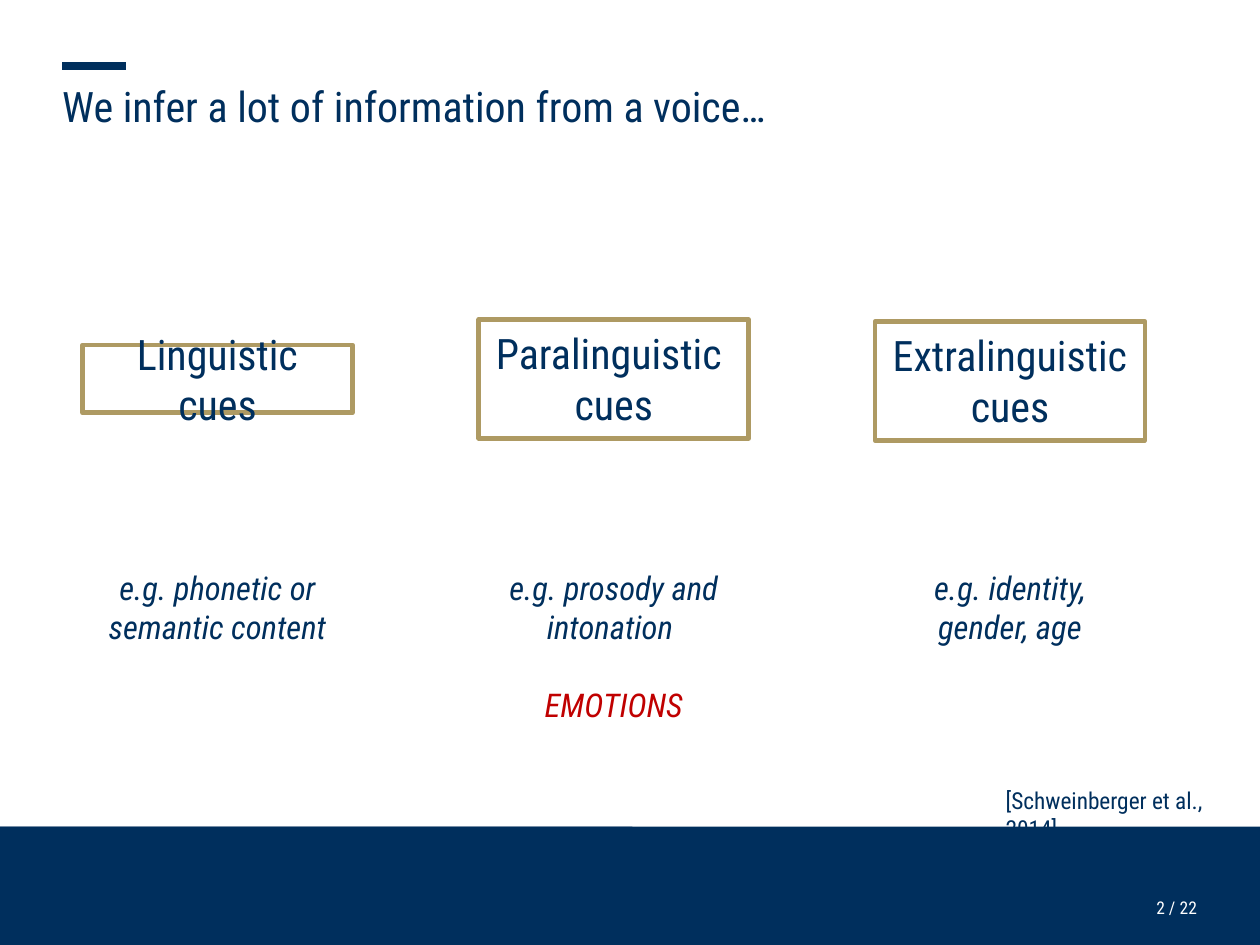
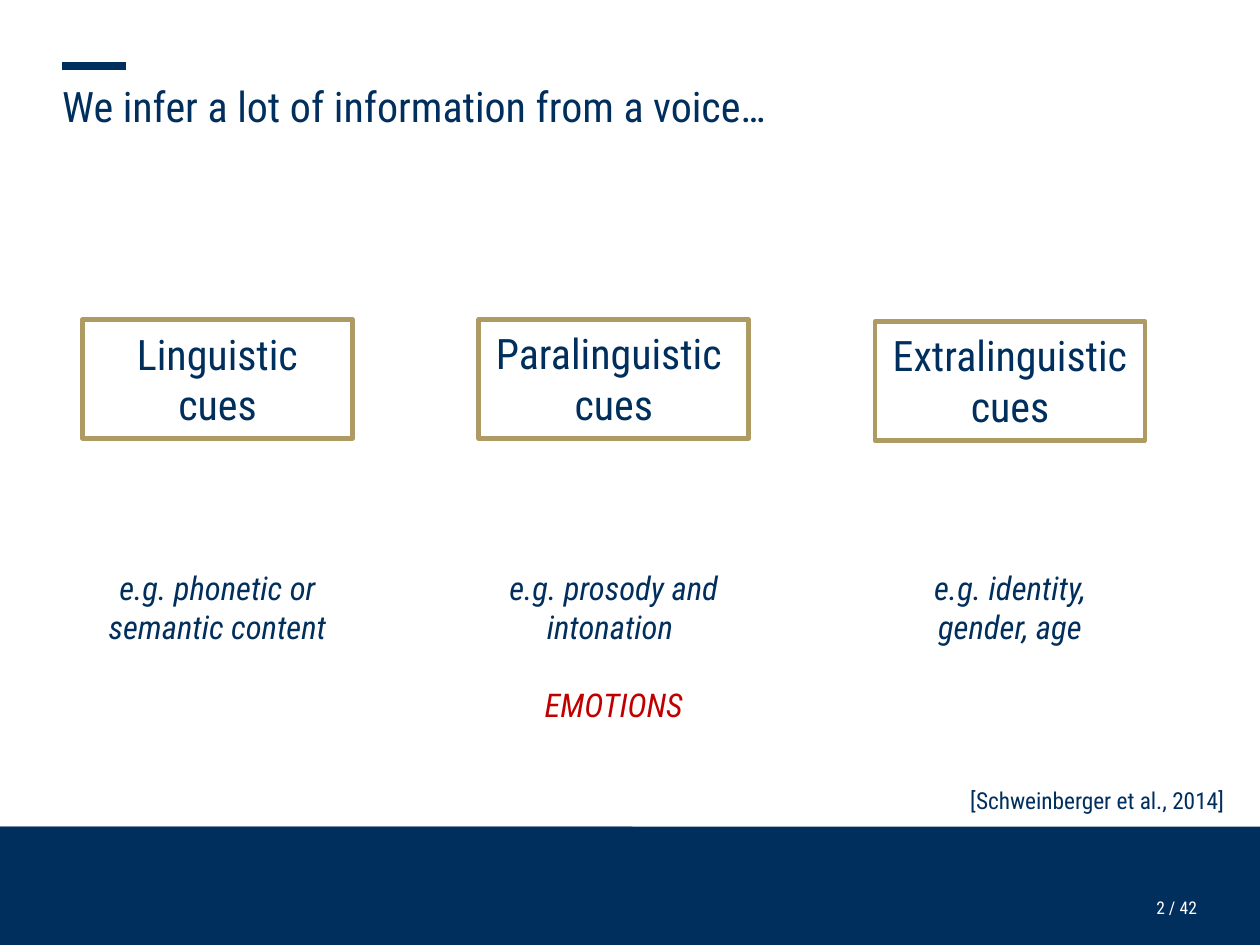
Before and after one commit to ChristineNussbaum/2025_Simultaneous_Adaptation, a slide deck: slide 2 of talks/Kolloq_Simulatenous_opposite_adaptation.pptx. Drawn at 1260x945 pixels with LibreOffice and Linux fonts; fonts in the diff are those of the drawing; background and template pictures are left out. Boxes give left, top, right and bottom in pixels: in the first picture for what was removed or moved away, otherwise in the second. Text is boxed around its words. In the diff, an @@ line names an element or a change of style, - is before the commit and + after.

```diff
--- a/talks/Kolloq_Simulatenous_opposite_adaptation.pptx
+++ b/talks/Kolloq_Simulatenous_opposite_adaptation.pptx
@@ rectangle "Linguistic": place and size @@
-rectangle "Linguistic" at bbox=[82, 344, 353, 412]
+rectangle "Linguistic" at bbox=[82, 319, 353, 438]
@@ text in rectangle at bbox=[137, 339, 298, 421]: text changed @@
-Linguistic cues
+Linguistic
+cues
@@ text "[Schweinberger et al., 2014]" rewrapped from bbox=[1006, 790, 1202, 827] to bbox=[970, 790, 1224, 814] @@
@@ page number at bbox=[1156, 901, 1197, 914]: text changed @@
-2 / 22
+2 / 42
```
Also in this commit, not shown: 21 other slides changed, 1 slide added, 5 other files.
